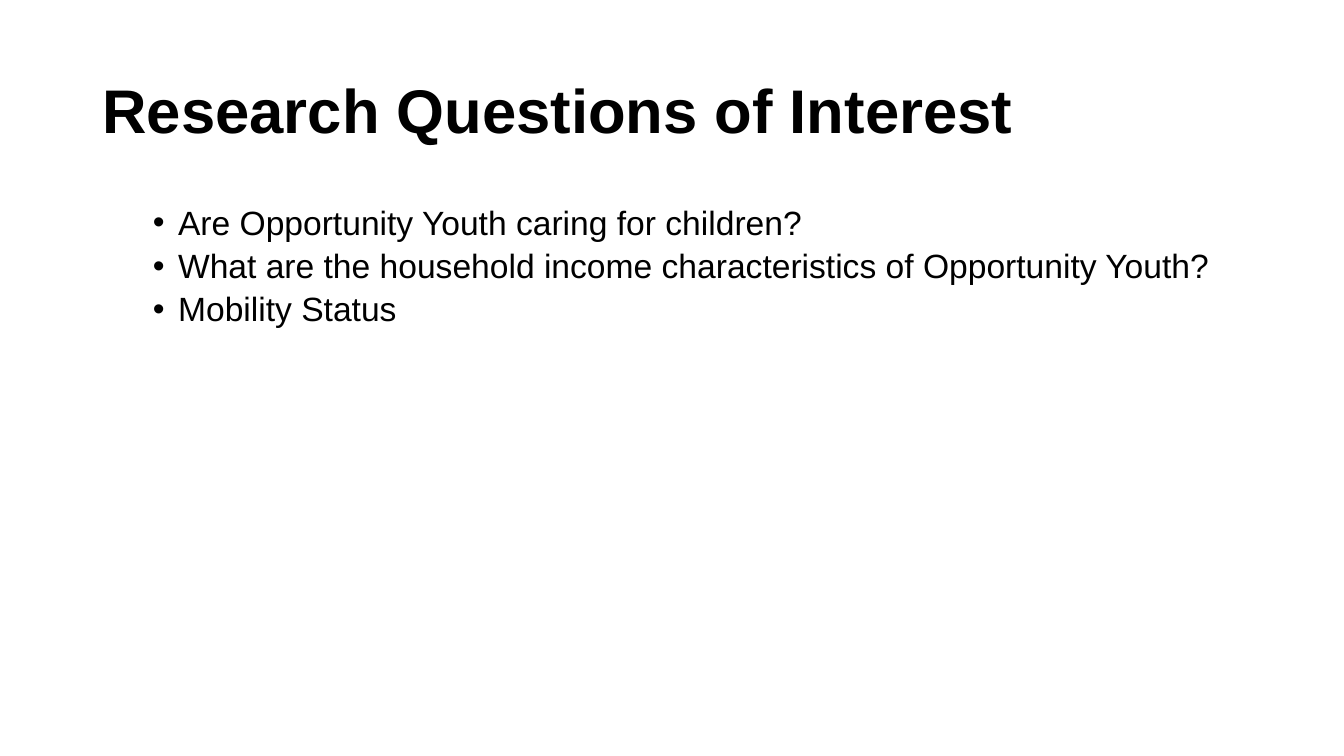
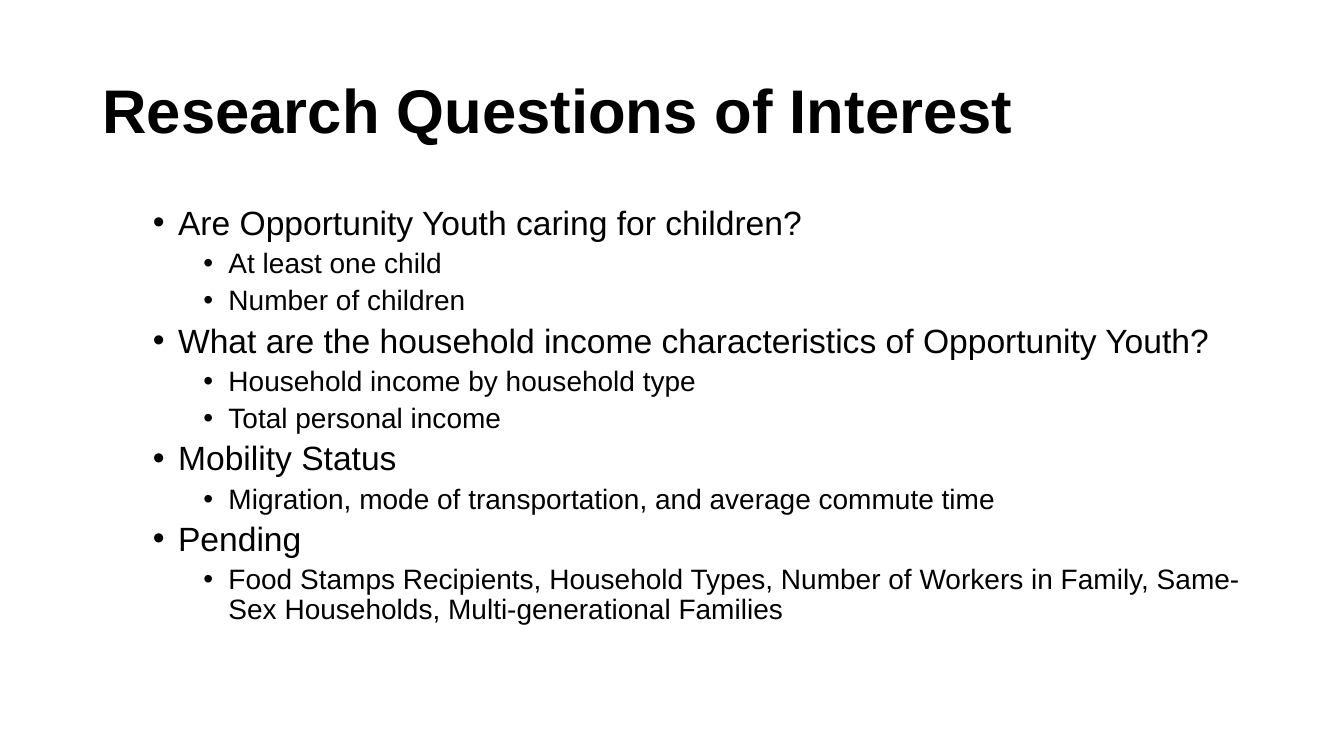
Before and after one commit to ucdiegorubi/oy_census_analysis, a slide deck: slide 3 of create_powerpoint/household_structure_estimates.pptx (slide 2 before the commit). Drawn at 1344x756 pixels with LibreOffice and Linux fonts; fonts in the diff are those of the drawing; background and template pictures are left out. Boxes give left, top, right and bottom in pixels: in the first picture for what was removed or moved away, otherwise in the second. Text is boxed around its words. In the diff, an @@ line names an element or a change of style, - is before the commit and + after.

Commit message:
updates to movisualizations and added stuff about number of oy households and whatnot

```diff
--- a/create_powerpoint/household_structure_estimates.pptx
+++ b/create_powerpoint/household_structure_estimates.pptx
@@ text at [228, 252, 465, 311]: paragraphs added @@
+    • At least one child
+    • Number of children
@@ text at [228, 370, 696, 433]: paragraphs added @@
+    • Household income by household type
+    • Total personal income
@@ text at [178, 488, 1240, 625]: paragraphs added @@
+    • Migration, mode of transportation, and average commute time
+  • Pending
+    • Food Stamps Recipients, Household Types, Number of Workers in Family, Same-Sex Households, Multi-generational Families
```
Also in this commit, not shown: 1 other slide changed, 7 slides added, 6 other files.
